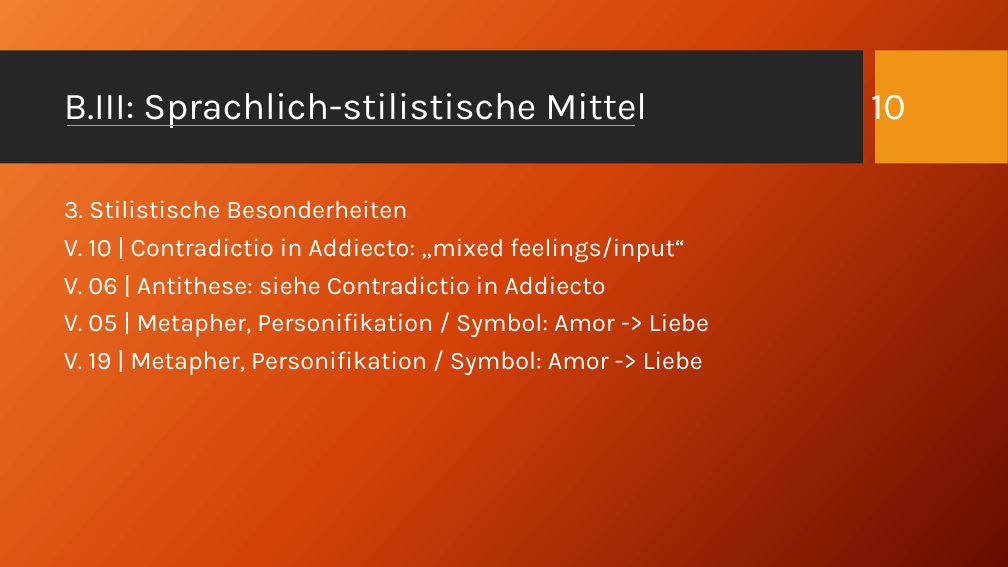
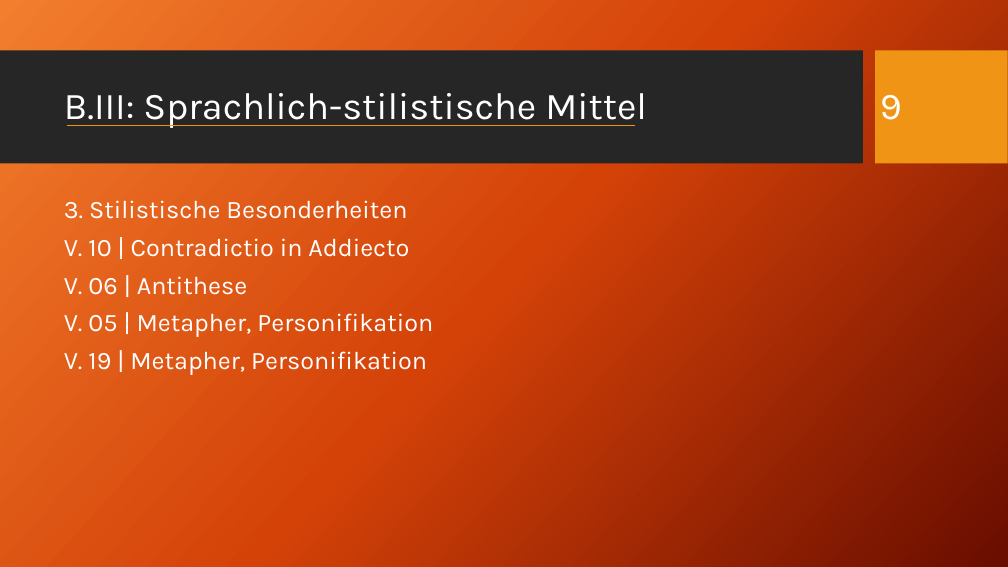
Before and after one commit to akb1154/REF-D-CG-6N, a slide deck: slide 10 of pptx/Goethe - Römische Elegien V.pptx (slide 11 before the commit). Drawn at 1008x567 pixels with LibreOffice and Linux fonts; fonts in the diff are those of the drawing; background and template pictures are left out. Boxes give left, top, right and bottom in pixels: in the first picture for what was removed or moved away, otherwise in the second. Text is boxed around its words. In the diff, an @@ line names an element or a change of style, - is before the commit and + after.

```diff
--- a/pptx/Goethe - Römische Elegien V.pptx
+++ b/pptx/Goethe - Römische Elegien V.pptx
@@ title at (64,93,902,128): text changed @@
-B.III: Sprachlich-stilistische Mittel 10
+B.III: Sprachlich-stilistische Mittel 9
@@ text at (64,238,433,375): text changed @@
-V. 10 | Contradictio in Addiecto: „mixed feelings/input“
-V. 06 | Antithese: siehe Contradictio in Addiecto
-V. 05 | Metapher, Personifikation / Symbol: Amor -> Liebe
-V. 19 | Metapher, Personifikation / Symbol: Amor -> Liebe
+V. 10 | Contradictio in Addiecto
+V. 06 | Antithese
+V. 05 | Metapher, Personifikation
+V. 19 | Metapher, Personifikation
```
Also in this commit, not shown: 9 other slides changed, 1 slide removed, 5 other files.
